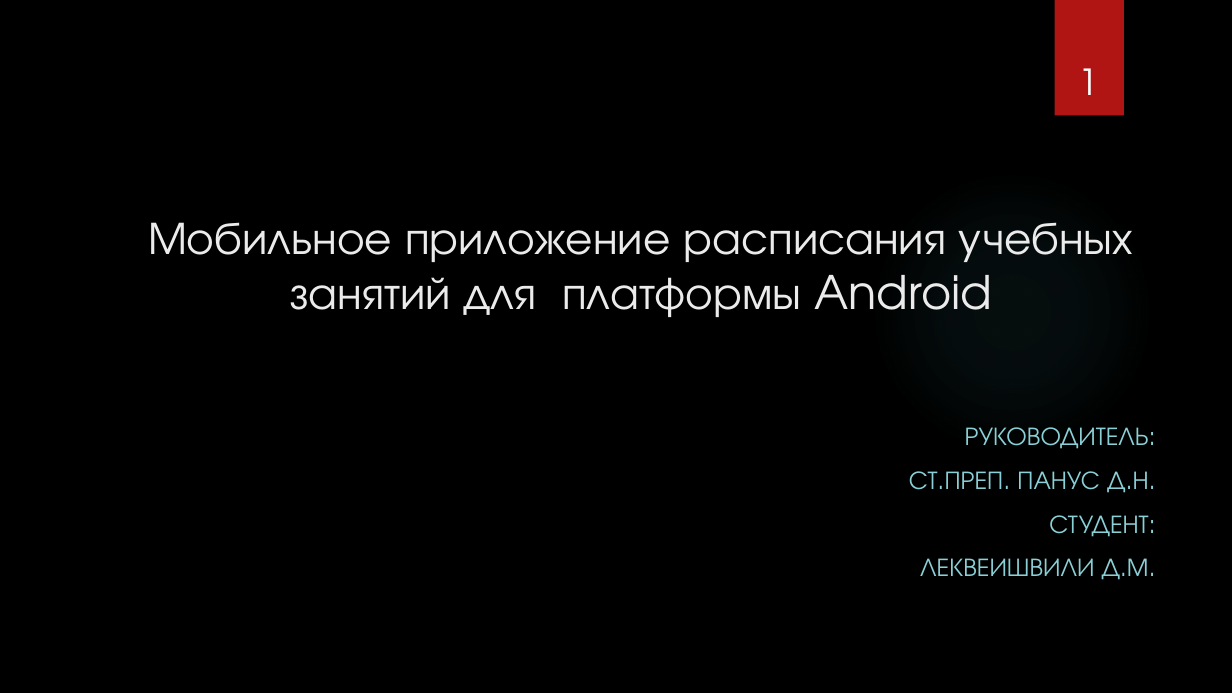
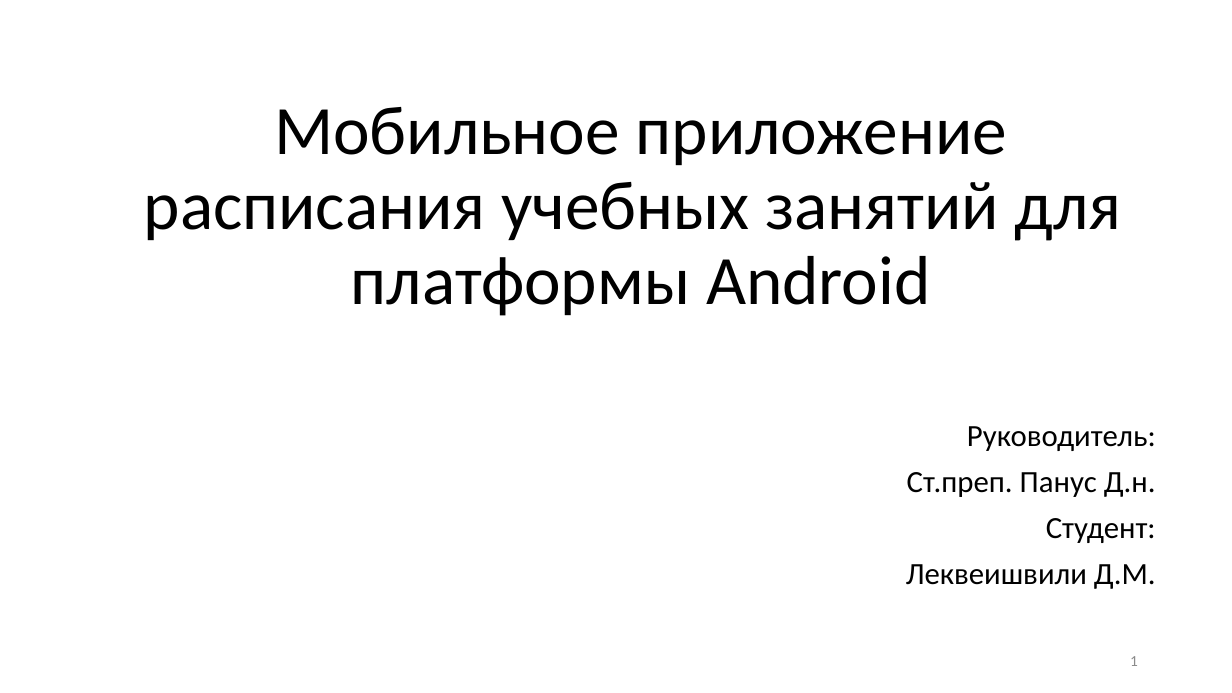
Before and after one commit to ZanderHamster/ScheduleBSTU, a slide deck: slide 1 of Документация/Презентация.pptx. Drawn at 1232x693 pixels with LibreOffice and Linux fonts; fonts in the diff are those of the drawing; background and template pictures are left out. Boxes give left, top, right and bottom in pixels: in the first picture for what was removed or moved away, otherwise in the second. Text is boxed around its words. In the diff, an @@ line names an element or a change of style, - is before the commit and + after.

```diff
--- a/Документация/Презентация.pptx
+++ b/Документация/Презентация.pptx
@@ background picture (left out) to #FFFFFF @@
@@ rectangle removed at <box>1055,0,1124,116</box> @@
@@ title "Мобильное приложение расписания учебных занятий ..." at <box>144,107,1122,316</box>: size 36 to 54 pt, font TeX Gyre Adventor to Calibri, text colour #EBEBEB to #000000; line spacing 1 to 0.9 @@
@@ ellipse removed at <box>870,169,1154,454</box> @@
@@ subtitle at <box>906,426,1156,589</box>: text changed; size 20 to 24 pt; font TeX Gyre Adventor to Calibri; text colour #8AD0D6 to #000000 @@
-РУКОВОДИТЕЛЬ:
-СТ.ПРЕП. ПАНУС Д.Н.
-СТУДЕНТ:
-ЛЕКВЕИШВИЛИ Д.М.
+Руководитель:
+Ст.преп. Панус Д.н.
+Студент:
+Леквеишвили Д.М.
@@ page number: place and size @@
-page number at <box>1078,68,1098,95</box>
+page number at <box>1130,656,1138,666</box>
@@ page number at <box>1130,656,1138,666</box>: size 28 to 12 pt, font TeX Gyre Adventor to Calibri, text colour #FFFFFF to #8C8C8C; alignment centre to right; vertical alignment bottom to middle @@
```
Also in this commit, not shown: 7 other slides changed, 2 slides removed.
